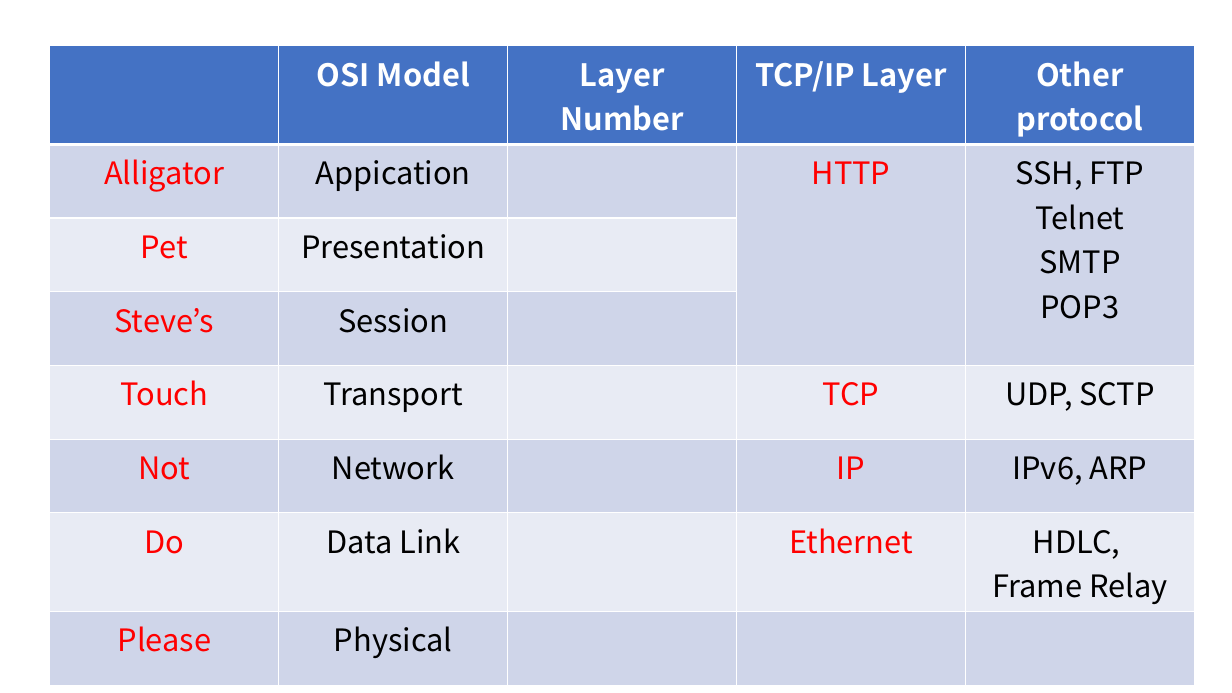
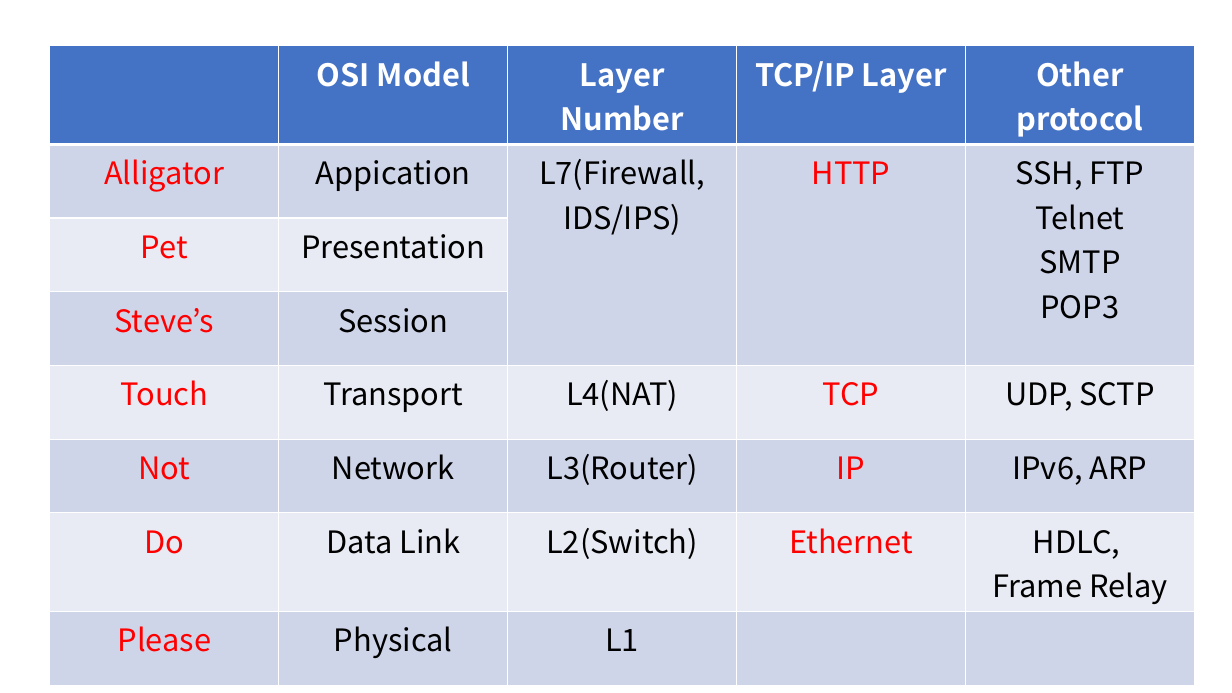
Before and after one commit to kmkmi/osi-and-tcp, a slide deck: slide 1 of osi-and-tcp.pptx. Drawn at 1232x693 pixels with LibreOffice and Linux fonts; fonts in the diff are those of the drawing. Boxes give left, top, right and bottom in pixels: in the first picture for what was removed or moved away, otherwise in the second. Text is boxed around its words. In the diff, an @@ line names an element or a change of style, - is before the commit and + after.

Commit message:
Update Layer column

```diff
--- a/osi-and-tcp.pptx
+++ b/osi-and-tcp.pptx
@@ table at <box>50,45,1196,662</box> @@
-row 2, column 3: 
+row 2, column 3: L7(Firewall, IDS/IPS)
-row 5, column 3: 
+row 5, column 3: L4(NAT)
-row 6, column 3: 
+row 6, column 3: L3(Router)
-row 7, column 3: 
+row 7, column 3: L2(Switch)
-row 8, column 3: 
+row 8, column 3: L1
```
Also in this commit, not shown: 1 other file.
